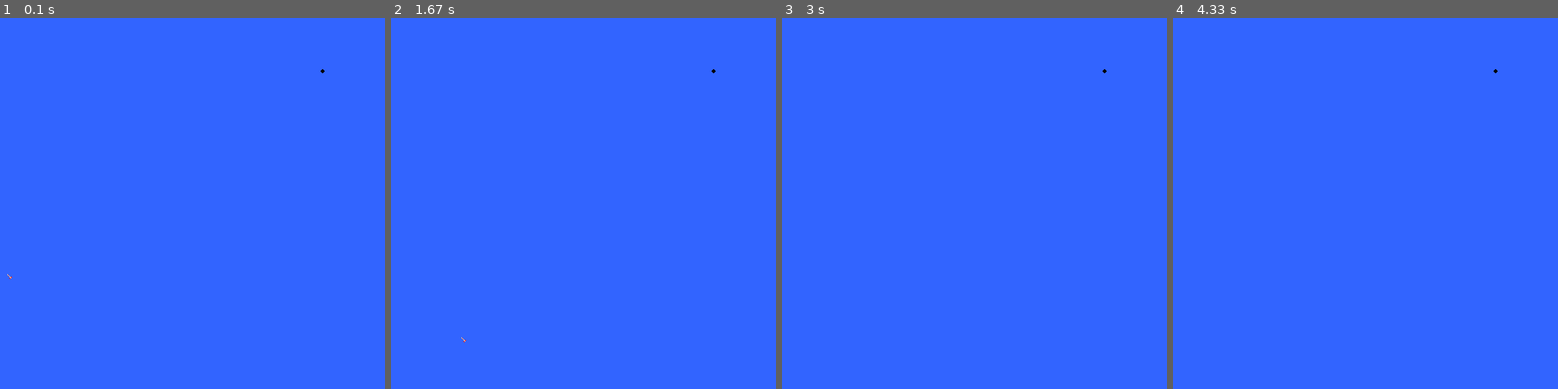
Above: before the commit, frames 1-4 (left to right).
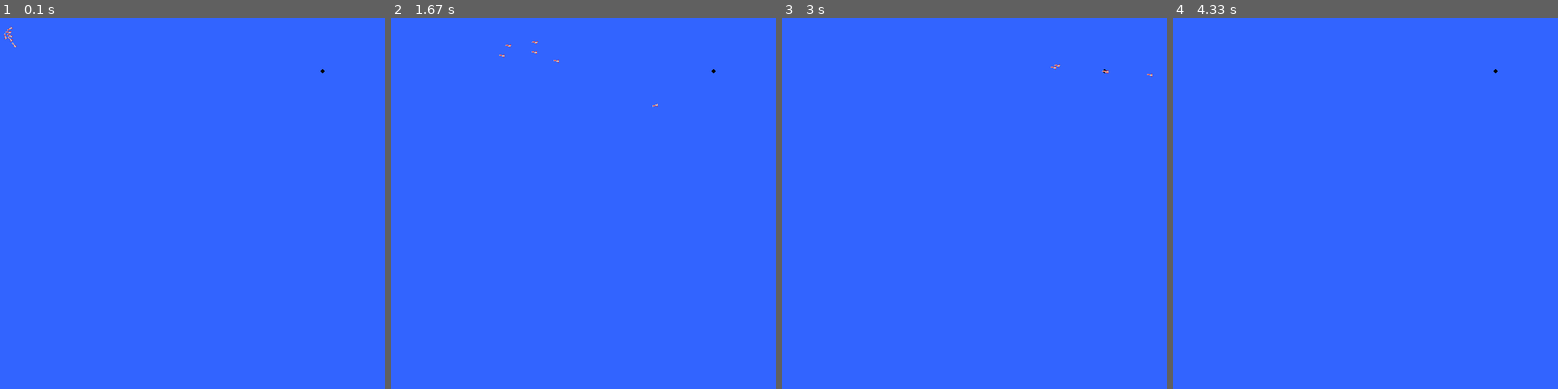
Above: after the commit, the same moments.

Repository: miaomc/pygame
Game: pygame game, started from missileV2.py
Same seed, same stepped clock (60 frames per second), same inputs: the game is played once before the commit and once after it. The source is Python 2; it was converted automatically to run under Python 3.
Inputs:
- Up to frame 1 (0.1 s): no input
- Up to frame 2 (1.67 s): no input
- Up to frame 3 (3 s): no input
- Up to frame 4 (4.33 s): no input

The runs differ from the first frame. In frame 1, less than 0.1% of the frame differs, in the area x 1-5%, y 2-71%; in frame 2, less than 0.1%, in the area x 18-70%, y 6-88%; in frame 3, less than 0.1%; in frame 4, nothing differs.

Commit message:
homing missile is ok.

Diff:
--- a/missileV2.py
+++ b/missileV2.py
@@ -51,7 +51,7 @@
 
 
 class HomingMissile(Missile):
-    def __init__(self, position, velocity, max_acceleration_vertical=0.01414, max_acceleration_parallel=0.01414, fuel=150):
+    def __init__(self, position, velocity, max_acceleration_vertical=0.05414, max_acceleration_parallel=0.01414, fuel=250):
         Missile.__init__(self, position=position, velocity=velocity, max_acceleration=max_acceleration_parallel, fuel=fuel)
 
         #self.target_position = target_position  # [x,y]
@@ -70,23 +70,21 @@
             angle_velocity = math.atan2(y,x)
             x1,y1 = self.position
             x2,y2 = target_position
-            angle_2target = math.atan2(y1-y2,x1-x2)
-            angle_between = angle_2target - angle_velocity
-            print angle_velocity,angle_between,
+            angle_2target = math.atan2(y2-y1,x2-x1)
+            angle_between = -angle_2target + angle_velocity
+
             # calculate the vertical acceleration whether reach the target
             expect_acc = math.tan(angle_between)*math.sqrt(x*x+y*y)
             if abs(expect_acc) < self.max_acceleration_vertical:
-                acc = expect_acc
+                acc = abs(expect_acc) * (1 and 0<angle_between<math.pi or -1)
             else:
-                acc = expect_acc/abs(expect_acc)*self.max_acceleration_vertical
+                acc = self.max_acceleration_vertical * (1 and 0<angle_between<math.pi or -1)
 
             # modify the velocity
-            print self.velocity,'--',
             x += math.sin(angle_velocity)*acc
-            y += math.cos(angle_velocity)*acc
+            y += -math.cos(angle_velocity)*acc
             self.velocity = [x,y]
-            print self.velocity,'----',
-            print acc,math.sin(angle_velocity)*acc,math.cos(angle_velocity)*acc,' = ',
+
             # modify the position
             self.position[0] += self.velocity[0]
             self.position[1] += self.velocity[1]
@@ -115,12 +113,12 @@
         #self.groups.add( Missile([10,400], [2,-2]) )
 
         self.groups_homing = pygame.sprite.Group()
-        #self.groups_homing.add(HomingMissile([20,400],[1,0]))
-        #self.groups_homing.add(HomingMissile([20,400],[1,-1]))
-        self.groups_homing.add(HomingMissile([20,400],[1,1]))
-        #self.groups_homing.add(HomingMissile([20,400],[0,1]))
-        #self.groups_homing.add(HomingMissile([20,400],[2,3]))
-        #self.groups_homing.add(HomingMissile([20,400],[1,1.5]))
+        self.groups_homing.add(HomingMissile([20,40],[1,0]))
+        self.groups_homing.add(HomingMissile([20,40],[1,-1]))
+        self.groups_homing.add(HomingMissile([20,40],[1,1]))
+        self.groups_homing.add(HomingMissile([20,40],[0,1]))
+        self.groups_homing.add(HomingMissile([20,40],[2,3]))
+        self.groups_homing.add(HomingMissile([20,40],[1,1.5]))
 
     def event_loop(self):
         for event in pygame.event.get():
@@ -131,7 +129,6 @@
     def update(self):
         self.groups.update()
         self.groups_homing.update([500,100])
-        print
 
     def draw(self):
         self.screen.fill(BACKGROUND_COLOR)
